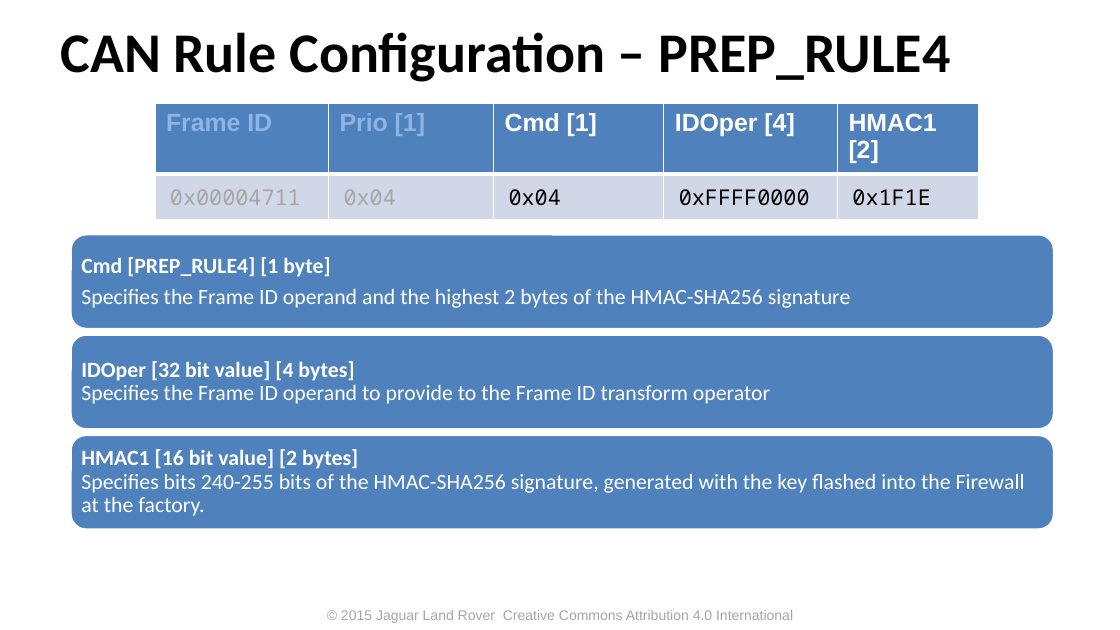
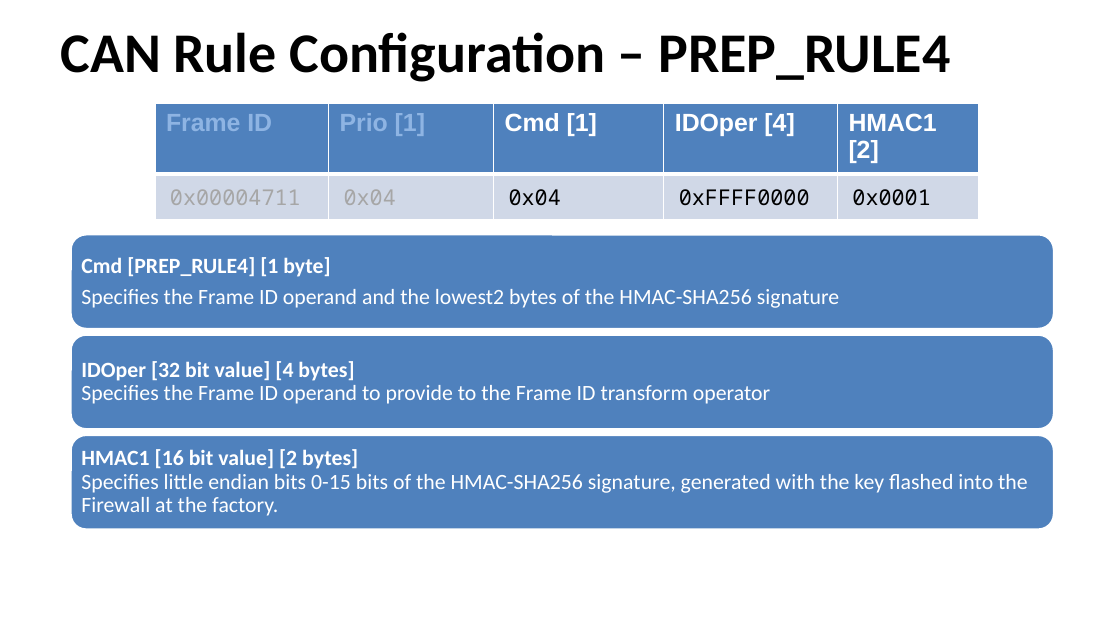
Before and after one commit to PDXostc/canfw, a slide deck: slide 13 of doc/CAN Firewall.pptx. Drawn at 1120x630 pixels with LibreOffice and Linux fonts; fonts in the diff are those of the drawing; background and template pictures are left out. Boxes give left, top, right and bottom in pixels: in the first picture for what was removed or moved away, otherwise in the second. Text is boxed around its words. In the diff, an @@ line names an element or a change of style, - is before the commit and + after.

```diff
--- a/doc/CAN Firewall.pptx
+++ b/doc/CAN Firewall.pptx
@@ table at <box>155,103,978,210</box> @@
-row 2, column 5: 0x1F1E
+row 2, column 5: 0x0001
@@ text at <box>81,289,839,308</box>: text changed @@
-Specifies the Frame ID operand and the highest 2 bytes of the HMAC-SHA256 signature
+Specifies the Frame ID operand and the lowest2 bytes of the HMAC-SHA256 signature
@@ text at <box>81,449,1028,516</box>: text changed @@
-HMAC1 [16 bit value] [2 bytes]
-Specifies bits 240-255 bits of the HMAC-SHA256 signature, generated with the key flashed into the Firewall at the factory.
+HMAC1 [16 bit value] [2 bytes]
+Specifies little endian bits 0-15 bits of the HMAC-SHA256 signature, generated with the key flashed into the Firewall at the factory.
@@ text removed at <box>341,610,793,623</box> @@
-© 2015 Jaguar Land Rover Creative Commons Attribution 4.0 International
```
Also in this commit, not shown: 20 other slides changed, 1 slide added, 1 other file.
